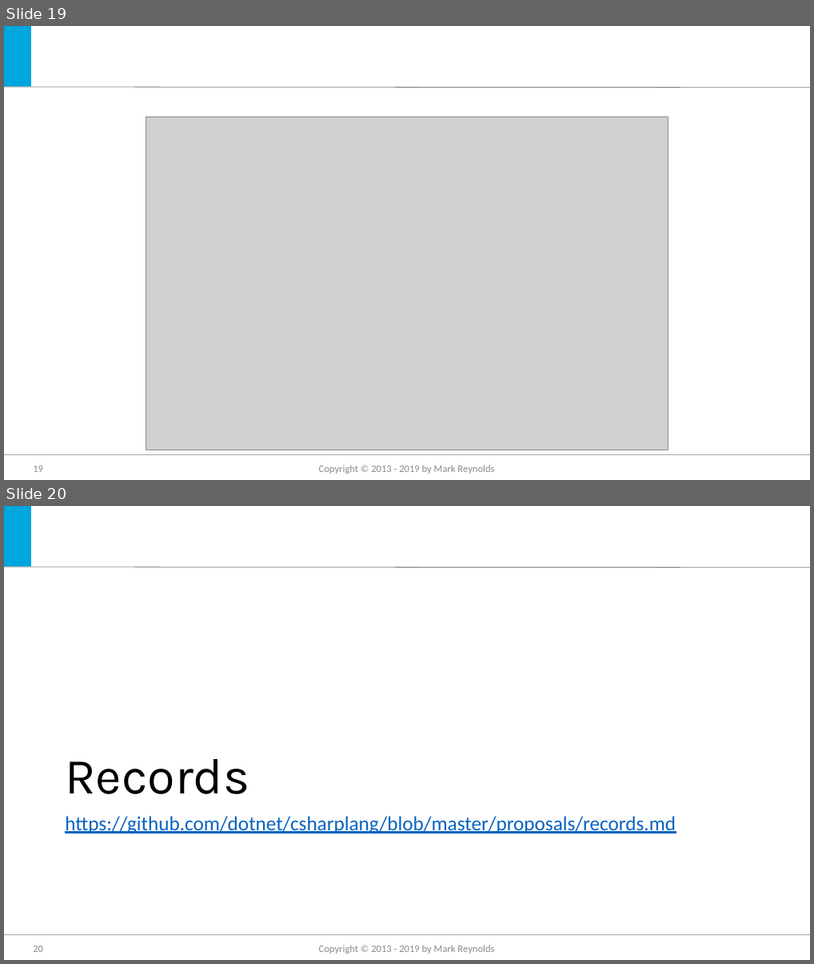
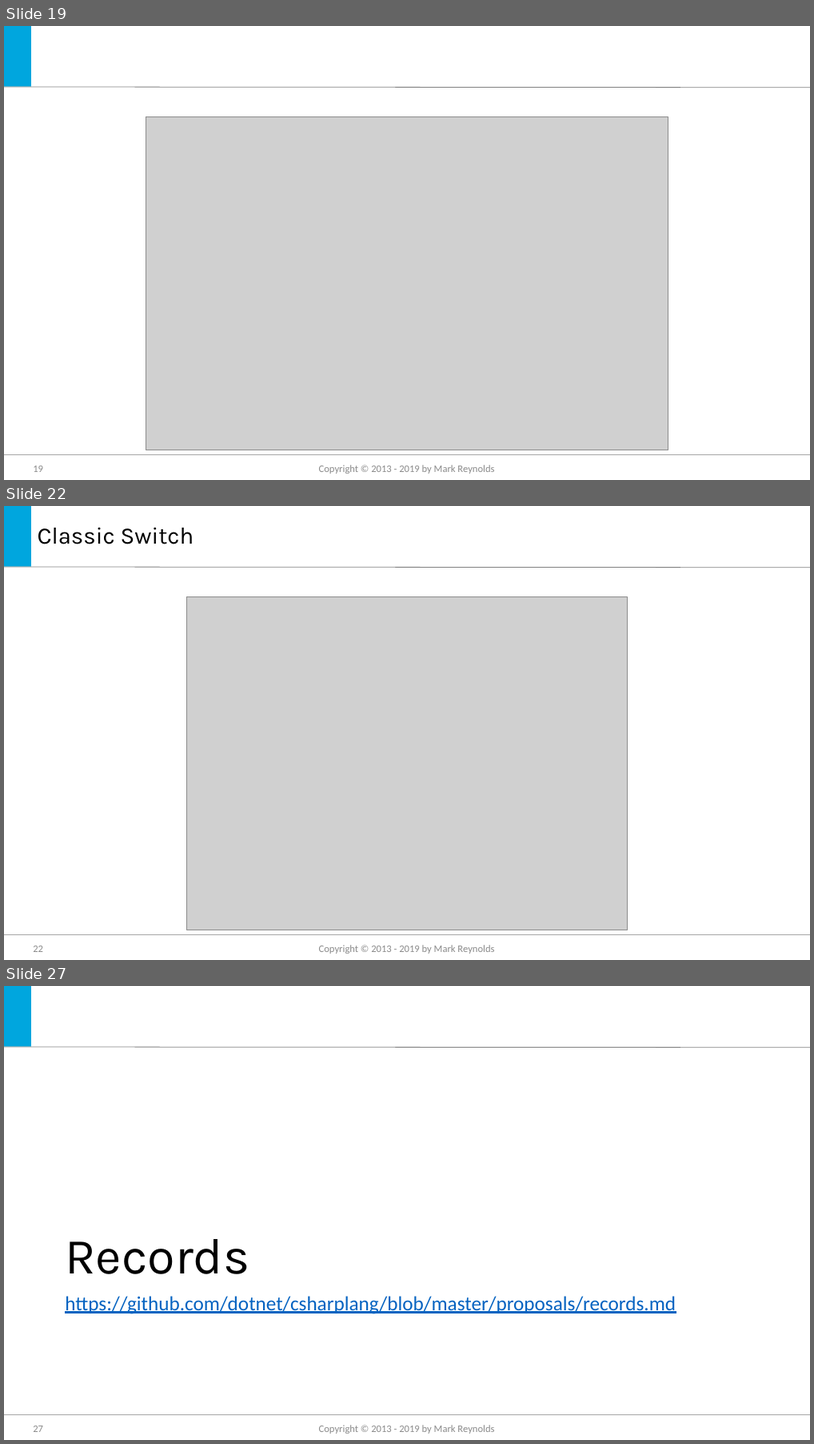
Before and after one commit to jmreynolds/CSharp8, a slide deck: Whats new in C#8.pptx. Shown one above the other, each under a label of ours: slides 19 and 20 before the commit, slides 19, 22 and 27 after it; the slides between them are not shown. The pictures are 814x964 and 814x1444 pixels, drawn with LibreOffice and Linux fonts; fonts in the diff are those of the drawing; grey boxes stand for pictures; background and template pictures are left out. Boxes give left, top, right and bottom in pixels: in the first picture for what was removed or moved away, otherwise in the second. Text is boxed around its words. In the diff, an @@ line names an element or a change of style, - is before the commit and + after.

```diff
--- a/Whats new in C#8.pptx
+++ b/Whats new in C#8.pptx
@@ slide 22 added at [4, 506, 810, 960], background #FFFFFF; not listed: 3 template elements that a slide beside it also shows @@
@@ title added at [38, 528, 194, 544], 28 pt, text #000000 @@
+Classic Switch
@@ picture added at [187, 596, 628, 929] @@
@@ page number added at [33, 945, 43, 952], 12 pt, text #8C8C8C @@
+22
@@ text added at [319, 944, 494, 953], 12 pt, text #8C8C8C @@
+Copyright © 2013 - 2019 by Mark Reynolds
@@ what was slide 20 is now slide 27 @@
@@ page number at [33, 1425, 43, 1432]: text changed @@
-20
+27
```
Also in this commit, not shown: 1 slide changed, 6 other slides added, 3 other files.
